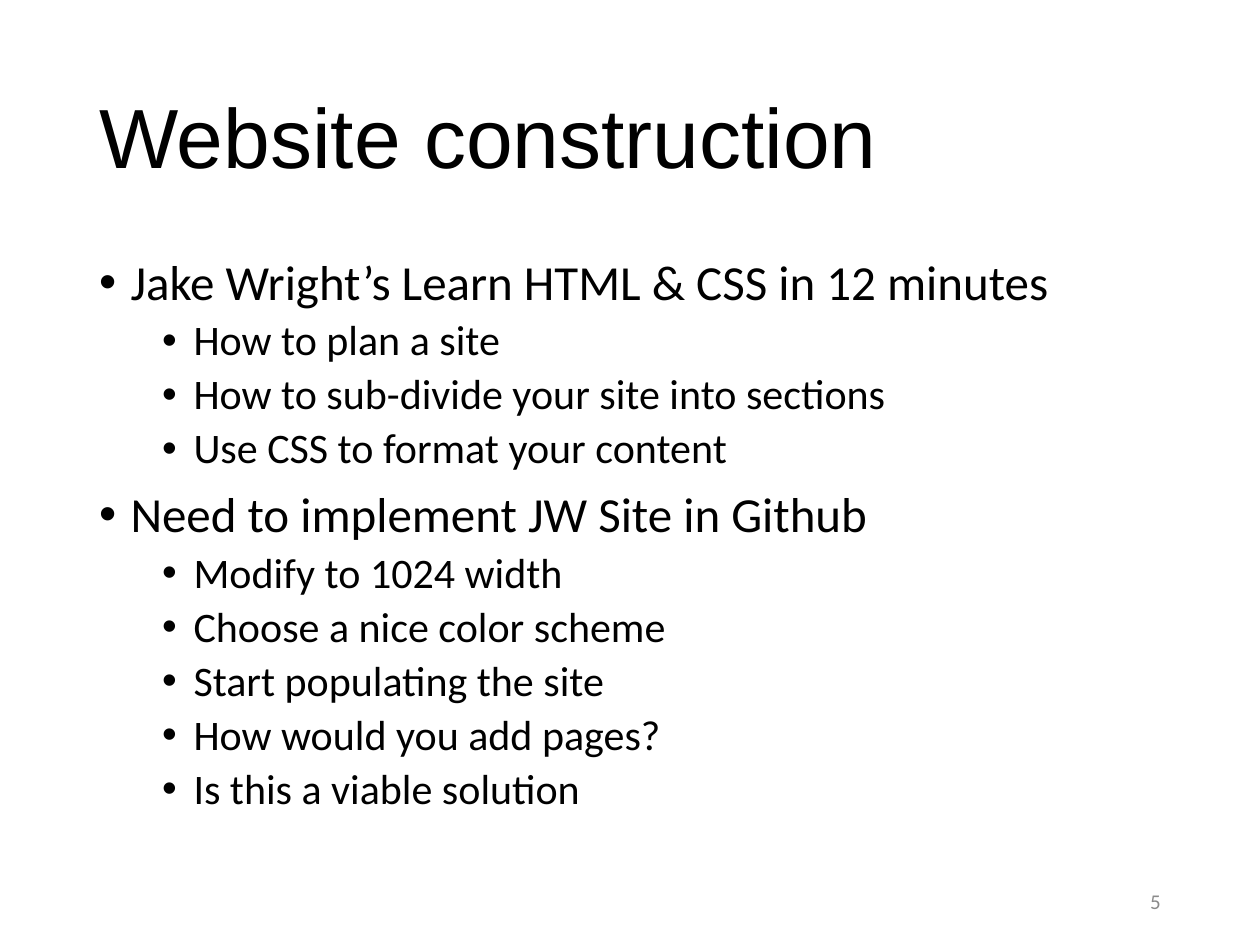
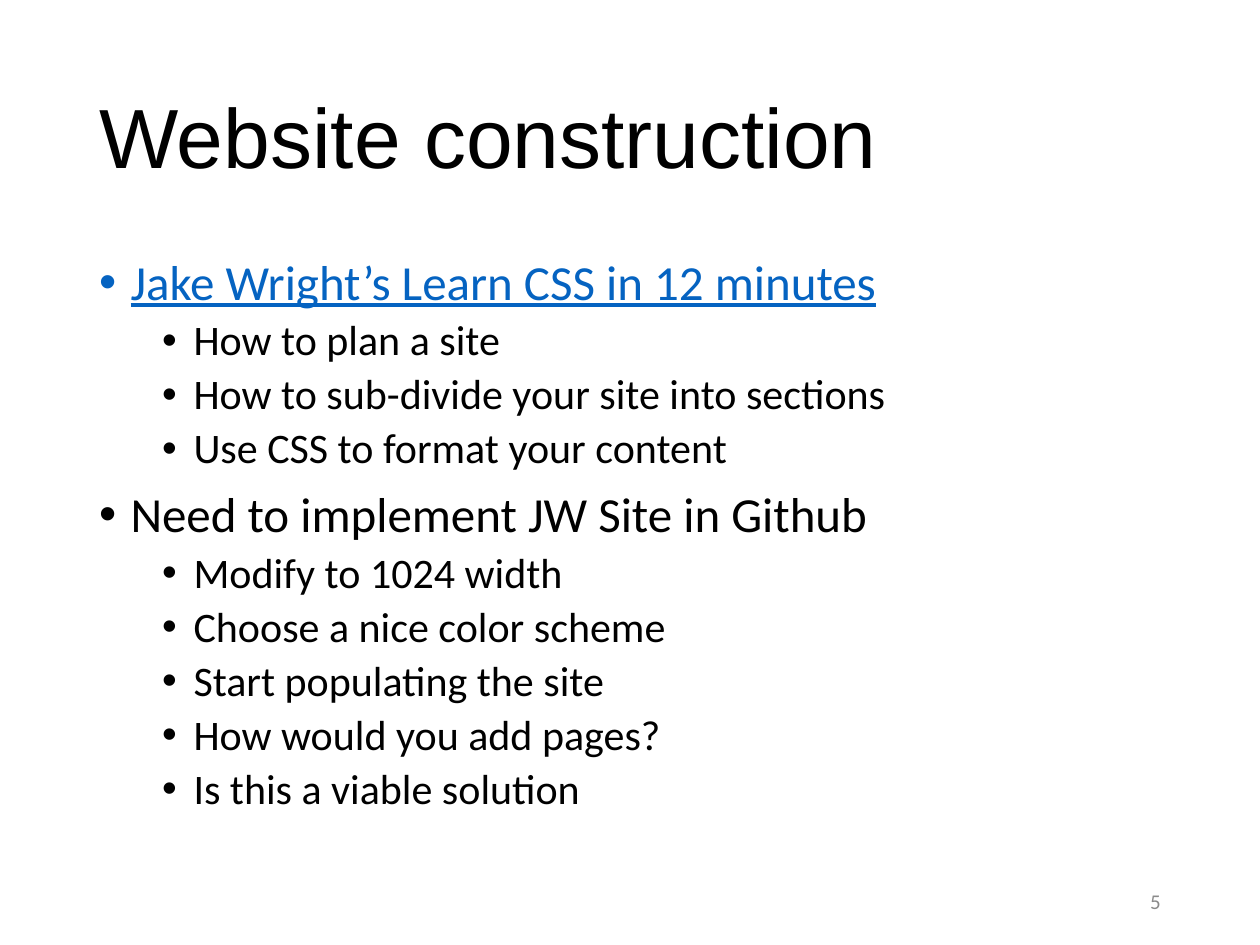
Before and after one commit to skeatz/ep1000digfab, a slide deck: slide 5 of reviews/2022-05-02.pptx. Drawn at 1260x945 pixels with LibreOffice and Linux fonts; fonts in the diff are those of the drawing; background and template pictures are left out. Boxes give left, top, right and bottom in pixels: in the first picture for what was removed or moved away, otherwise in the second. Text is boxed around its words. In the diff, an @@ line names an element or a change of style, - is before the commit and + after.

```diff
--- a/reviews/2022-05-02.pptx
+++ b/reviews/2022-05-02.pptx
@@ text at box(131, 265, 876, 309): text changed; text colour #000000 to #0563C1 @@
-• Jake Wright’s Learn HTML & CSS in 12 minutes
+• Jake Wright’s Learn CSS in 12 minutes
```
Also in this commit, not shown: 1 other slide changed, 1 slide added, 1 other file.
